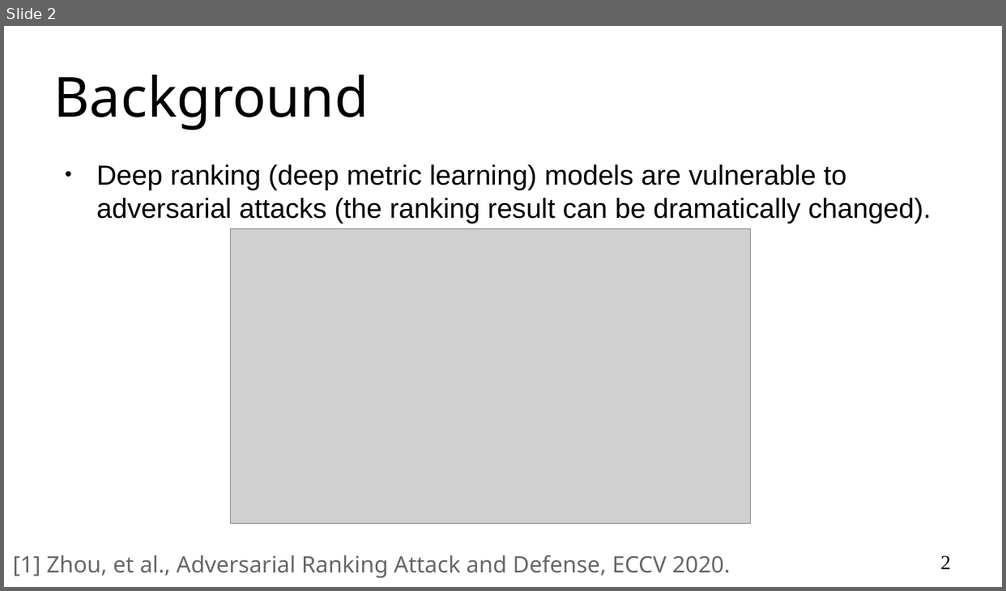
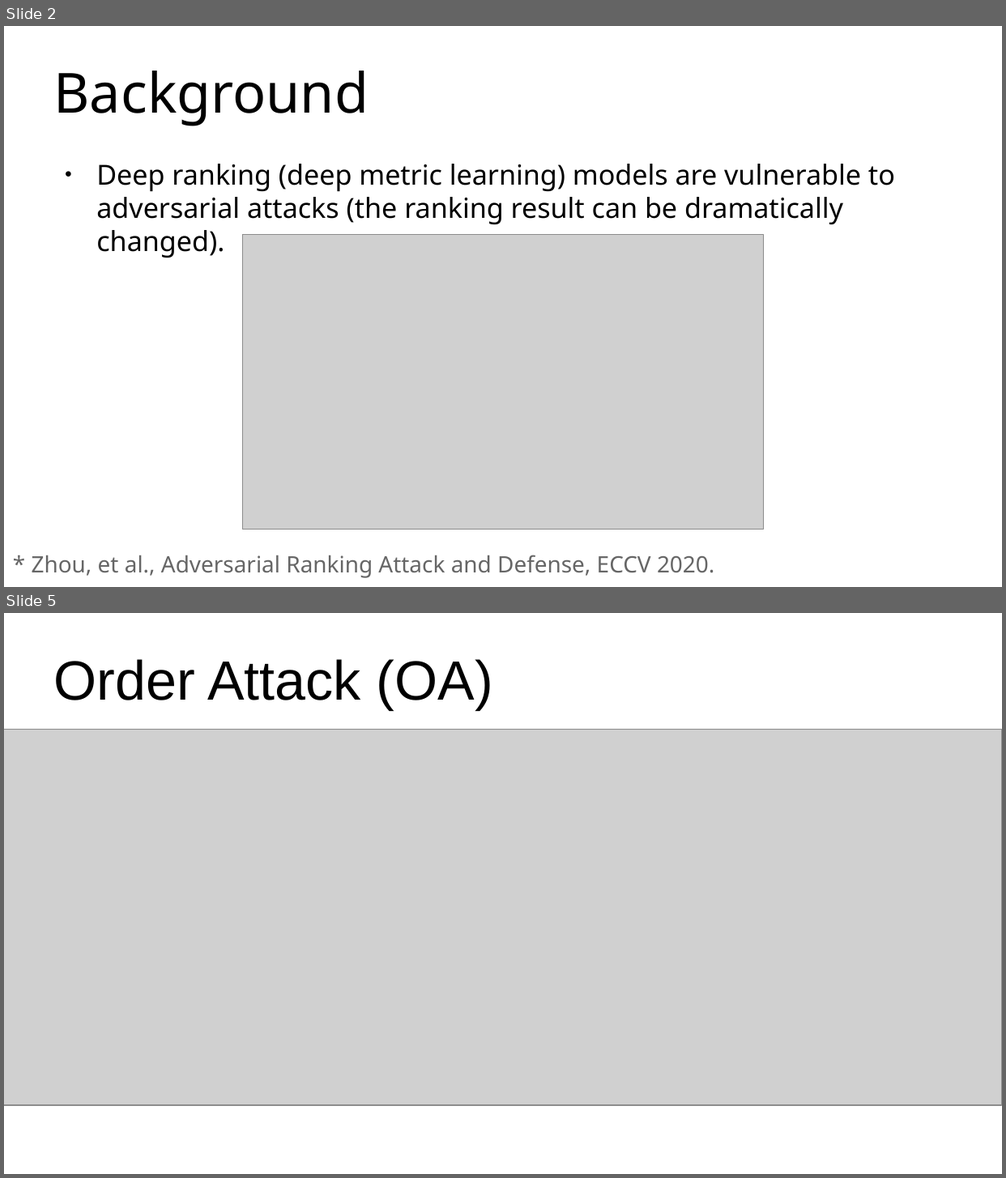
Before and after one commit to cdluminate/advorder, a slide deck: assets/slides.pptx. Shown one above the other, each under a label of ours: slide 2 before the commit, slides 2 and 5 after it; the slides between them are not shown. The pictures are 1006x591 and 1006x1178 pixels, drawn with LibreOffice and Linux fonts; fonts in the diff are those of the drawing; grey boxes stand for pictures; background and template pictures are left out. Boxes give left, top, right and bottom in pixels: in the first picture for what was removed or moved away, otherwise in the second. Text is boxed around its words. In the diff, an @@ line names an element or a change of style, - is before the commit and + after.

```diff
--- a/assets/slides.pptx
+++ b/assets/slides.pptx
@@ slide 5 added at [4,613,1002,1174], background #FFFFFF @@
@@ title added at [54,659,493,710], 44 pt, text #000000 @@
+Order Attack (OA)
@@ picture added at [4,729,1002,1105] @@
@@ slide 2 changed as well @@
@@ title "Background" at [54,71,368,126]: line spacing 1 to 0.9 @@
@@ text "Deep ranking (deep metric learning) ..." at [96,164,895,258]: font Arial to Noto Sans; line spacing 1 to 0.9 @@
@@ picture: place and size @@
-picture at [230,228,751,524]
+picture at [243,234,764,530]
@@ text at [32,555,714,578]: text changed @@
-[1] Zhou, et al., Adversarial Ranking Attack and Defense, ECCV 2020.
+* Zhou, et al., Adversarial Ranking Attack and Defense, ECCV 2020.
@@ page number removed at [940,556,950,570] @@
-2
```
Also in this commit, not shown: 1 other slide changed, 13 other slides added, 1 slide removed, 2 other files.
